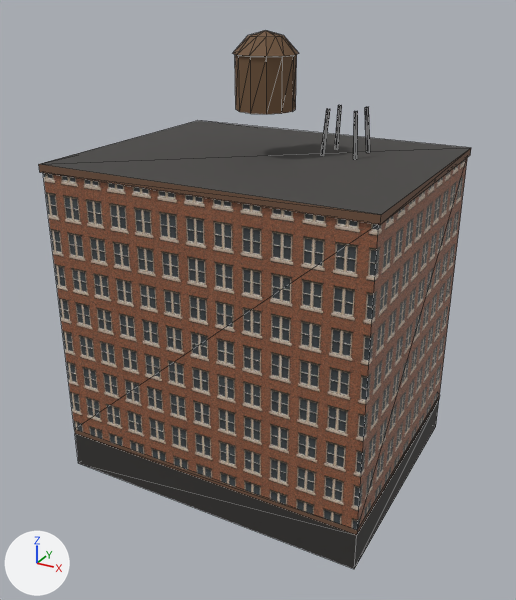
The glTF model assets/buildings/chicago/gen_low2_warehouse.glb, before and after one commit.
One viewpoint serves both versions: a camera (50 mm lens) standing at (30.0, -55.9, 44.5) and looking at (0.1, -1.6, 17.3). Every picture has the same lights, and +X, +Y and +Z are marked at lower left. The first picture is the older version. Mesh edges are drawn as thin lines. Vertices at exactly the same position are counted once.

Before the edit, the objects in view are built like this:
```python
me_gen_low2_warehouse = bpy.data.meshes.new('gen_low2_warehouse')
me_gen_low2_warehouse.from_pydata(...)  # 105 vertices, 168 faces; spans x -15.2..15.2, y -12.2..12.2, z 0.0..41.1
# faces by material slot: [8, 160]
me_gen_low2_warehouse.materials.append(mat_gen_low2_warehouse_facade)
me_gen_low2_warehouse.materials.append(mat_gen_low2_warehouse_palette)
ob_gen_low2_warehouse = bpy.data.objects.new('gen_low2_warehouse', me_gen_low2_warehouse)
ob_gen_low2_warehouse.location = (0.0, 0.0, 0.0)
```
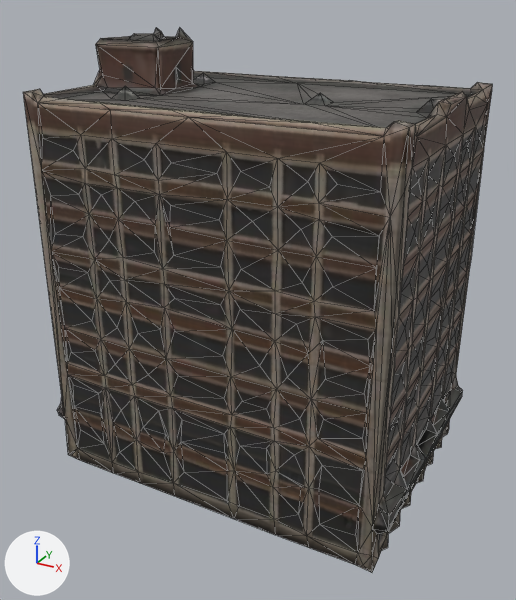
Where the change shows, as pixel boxes (x1, y1, x2, y2) in the pictures (516 x 600 px):
'gen_low2_warehouse', reshaped (9% wider)
    before: (39, 31, 471, 569)
    after: (23, 28, 492, 572)
part 1 of me_gen_low2_warehouse, rebuilt (10% wider, 32% taller)
    before: (43, 157, 468, 569)
    after: (23, 28, 492, 572)
part 2 of me_gen_low2_warehouse, deleted
    before: (39, 31, 471, 225)

Patch to the scene script:
```diff
--- a/assets/buildings/chicago/gen_low2_warehouse.glb.py
+++ b/assets/buildings/chicago/gen_low2_warehouse.glb.py
@@ img_basecolor @@
+img_basecolor = load_image('basecolor', '_unpacked/basecolor', 1024, 1024, 'sRGB')
@@ img_normal_bake @@
+img_normal_bake = load_image('normal_bake', '_unpacked/normal_bake', 512, 512, 'Non-Color')
@@ mat_gen_low2_warehouse @@
+mat_gen_low2_warehouse = bpy.data.materials.new('gen_low2_warehouse')
+# uses the picture img_basecolor
+# uses the picture img_normal_bake
@@ me_gen_low2_warehouse @@
 # used by ob_gen_low2_warehouse; location = (0.0, 0.0, 0.0)
-me_gen_low2_warehouse.from_pydata(...)  # 105 vertices, 168 faces; spans x -15.2..15.2, y -12.2..12.2, z 0.0..41.1
-me_gen_low2_warehouse.materials.append(mat_gen_low2_warehouse_facade)
-me_gen_low2_warehouse.materials.append(mat_gen_low2_warehouse_palette)
+me_gen_low2_warehouse.from_pydata(...)  # 1502 vertices, 3000 faces; spans x -17.5..17.5, y -12.0..12.0, z 0.0..41.0
+# me_gen_low2_warehouse part 1: the loose piece of 16 vertices spanning x -15.0..15.0, y -12.0..12.0, z 0.0..30.0 is rebuilt with 1502 vertices and now spans x -17.5..17.5, y -12.0..12.0, z 0.0..41.0, in mat_gen_low2_warehouse
+# me_gen_low2_warehouse part 2: 6 loose pieces with 89 vertices, spanning x -15.2..15.2, y -12.2..12.2, z 30.0..41.1, are deleted
+me_gen_low2_warehouse.materials.append(mat_gen_low2_warehouse)
```
